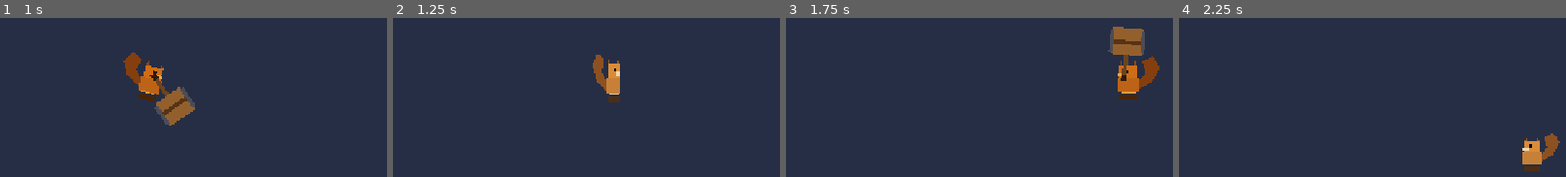
Above: before the commit, frames 1-4 (left to right).
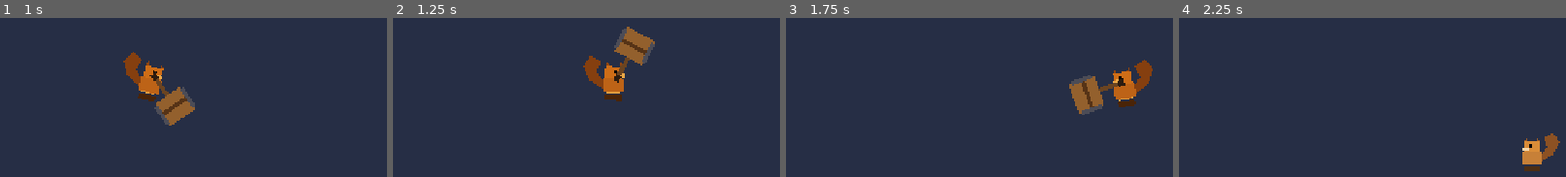
Above: after the commit, the same moments.

Repository: Crapula1/2d-platformer
Game: Godot game, scene res://scenes/Player4.tscn
The game is run twice, just before and just after one commit, with the same random seed, the same clock (stepped at 60 frames per second) and the same inputs. This scene is started directly instead of the project's main scene.
Inputs (mouse positions are in pixels of both pictures, inside the frame that each line leads up to):
- Up to frame 1 (1 s): tap Enter at 0.5 s; move the mouse to (outside the picture) at 0.52 s; hold D (move_right) from 0.53 s (still down); tap J (attack) at 0.6 s; click (outside the picture) at 0.67 s; tap Space (jump) at 0.77 s
- Up to frame 2 (1.25 s): keep holding D (move_right); tap Space (jump) at 1.07 s
- Up to frame 3 (1.75 s): release D (move_right) at 1.25 s; drag from (983, 102) to (1099, 169) at 1.27 s
- Up to frame 4 (2.25 s): move the mouse to (outside the picture) at 2.02 s; hold A (move_left) from 2.03 s (still down); hold S (crouch) from 2.03 s (still down)

Frame 1 is identical in both runs. In frame 2, 3.2% of the frame differs, in the area x 49-68%, y 5-54%; in frame 3, 4.8%, in the area x 73-97%, y 5-61%; in frame 4, nothing differs.

Commit message:
fix: buffer squirrel mallet presses during swing tail
A press during the 0.42s smash window was silently dropped, so clean
single taps near the end of a previous swing produced no swing. Buffer
them with a squirrel-local flag and fire on swing end.

Co-Authored-By: Claude Opus 4.7 <noreply@anthropic.com>

Diff:
--- a/scripts/Player4.gd
+++ b/scripts/Player4.gd
@@ -38,6 +38,7 @@
 var _mallet_pivot: Node2D
 var _attack_shape_default_size: Vector2 = Vector2.ZERO
 var _shake_fired_this_swing: bool = false
+var _mallet_buffered: bool = false
 
 
 func get_character_id() -> String:
@@ -137,7 +138,14 @@
 #  Attack input — bypass the 3-hit combo; every press is a mallet smash
 # ----------------------------------------------------------------------------
 func _handle_attack_input() -> void:
-	if not Input.is_action_just_pressed("attack") or is_dead or is_attacking:
+	if not Input.is_action_just_pressed("attack") or is_dead:
+		return
+	if is_attacking:
+		# Buffer the press so a tap during the swing's tail still fires the
+		# next smash. Squirrel uses its own flag instead of the base class's
+		# _attack_buffered because that one chains to attack_stage + 1 (stage
+		# 3 = stab), and squirrel only has the single stage-2 mallet smash.
+		_mallet_buffered = true
 		return
 	_start_attack(2)  # stage 2 is the mallet smash configuration below
 
@@ -181,6 +189,9 @@
 		(attack_shape.shape as RectangleShape2D).size = _attack_shape_default_size
 	if _mallet:
 		_mallet.visible = false
+	if _mallet_buffered:
+		_mallet_buffered = false
+		_start_attack(2)
 
 
 func _update_attack_visuals(delta: float) -> void:
